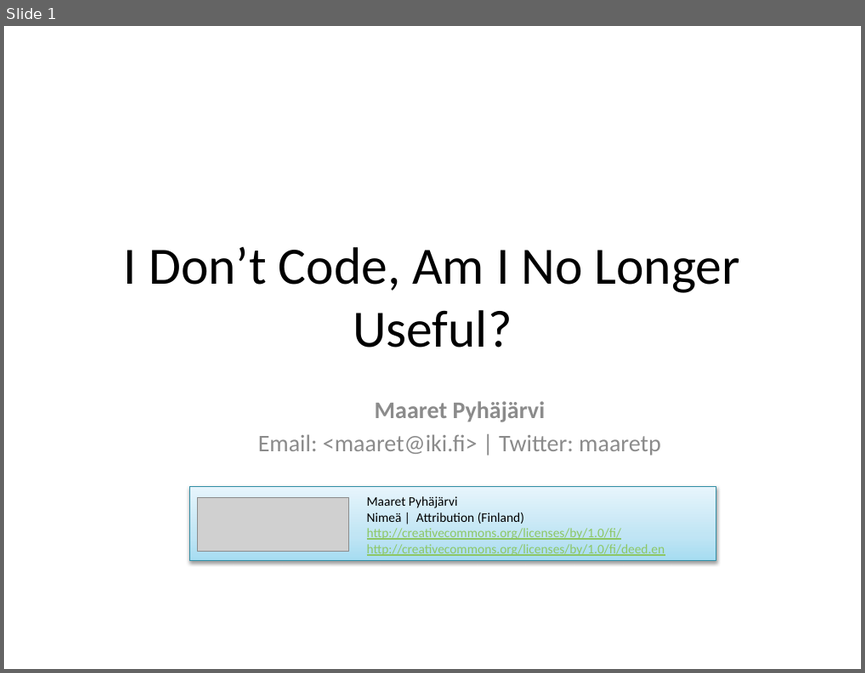
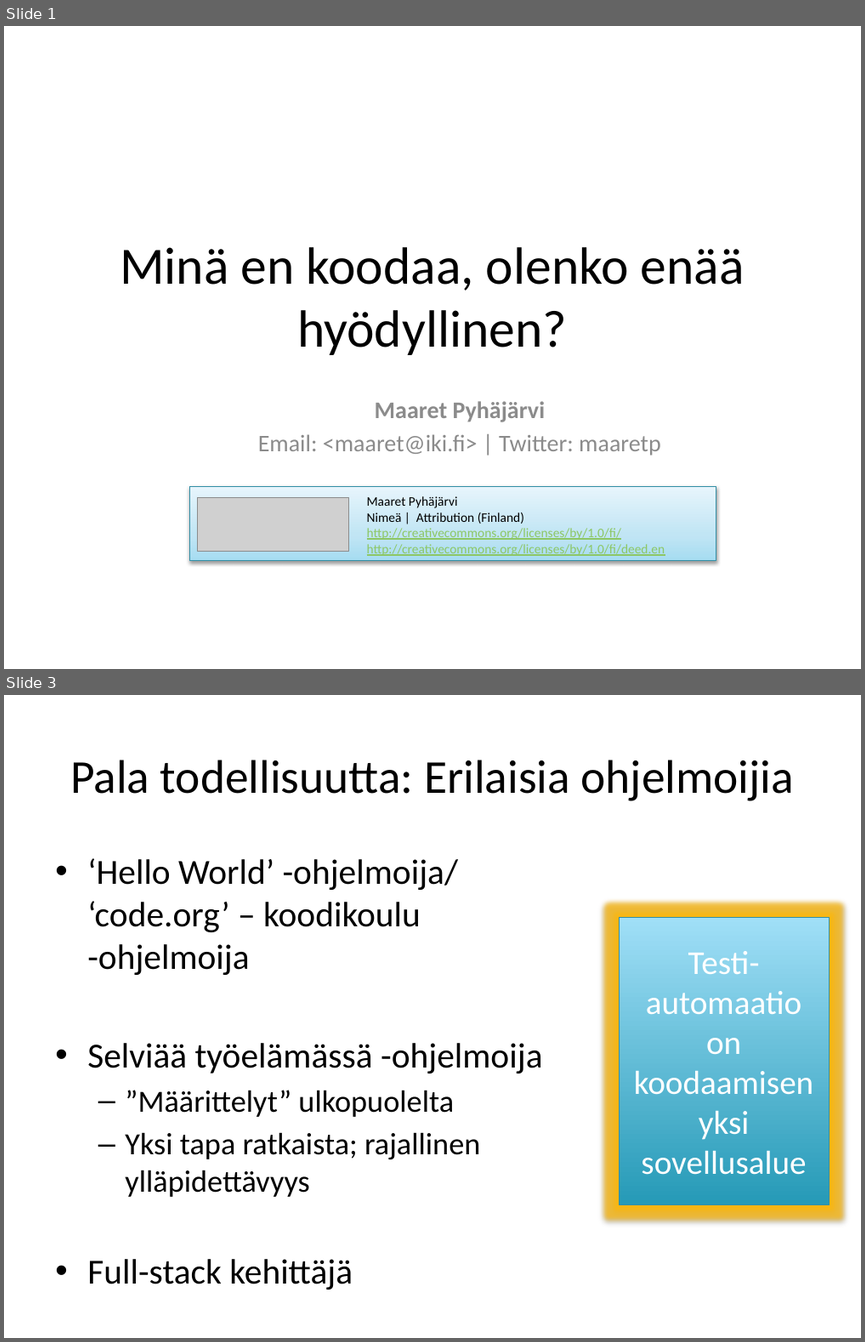
Before and after one commit to maaretp/IDoNotCodeTalk, a slide deck: IDon'tCode.pptx. Shown one above the other, each under a label of ours: slide 1 before the commit, slides 1 and 3 after it; the slides between them are not shown. The pictures are 865x673 and 865x1342 pixels, drawn with LibreOffice and Linux fonts; fonts in the diff are those of the drawing; grey boxes stand for pictures. Boxes give left, top, right and bottom in pixels: in the first picture for what was removed or moved away, otherwise in the second. Text is boxed around its words. In the diff, an @@ line names an element or a change of style, - is before the commit and + after.

```diff
--- a/IDon'tCode.pptx
+++ b/IDon'tCode.pptx
@@ slide 3 added at [4,695,861,1338], background #FFFFFF @@
@@ title added at [70,760,794,801], 39.6 pt, text #000000 @@
+Pala todellisuutta: Erilaisia ohjelmoijia
@@ text added at [87,858,543,1289], 29.6 pt, text #000000 @@
+• ‘Hello World’ -ohjelmoija/ ‘code.org’ – koodikoulu -ohjelmoija
+• Selviää työelämässä -ohjelmoija
+  – ”Määrittelyt” ulkopuolelta
+  – Yksi tapa ratkaista; rajallinen
+    ylläpidettävyys
+• Full-stack kehittäjä
@@ rectangle added at [619,917,828,1204], fill gradient #279BB8 to #9FDFF9, outline #348FA6 0.75 pt, 28 pt, text #FFFFFF @@
+Testi-automaatio on koodaamisen yksi sovellusalue
@@ slide 1 changed as well @@
@@ title at [120,247,744,355]: text changed @@
-I Don’t Code, Am I No Longer Useful?
+Minä en koodaa, olenko enää hyödyllinen?
```
Also in this commit, not shown: 3 other slides changed, 5 other slides added, 6 slides removed.
